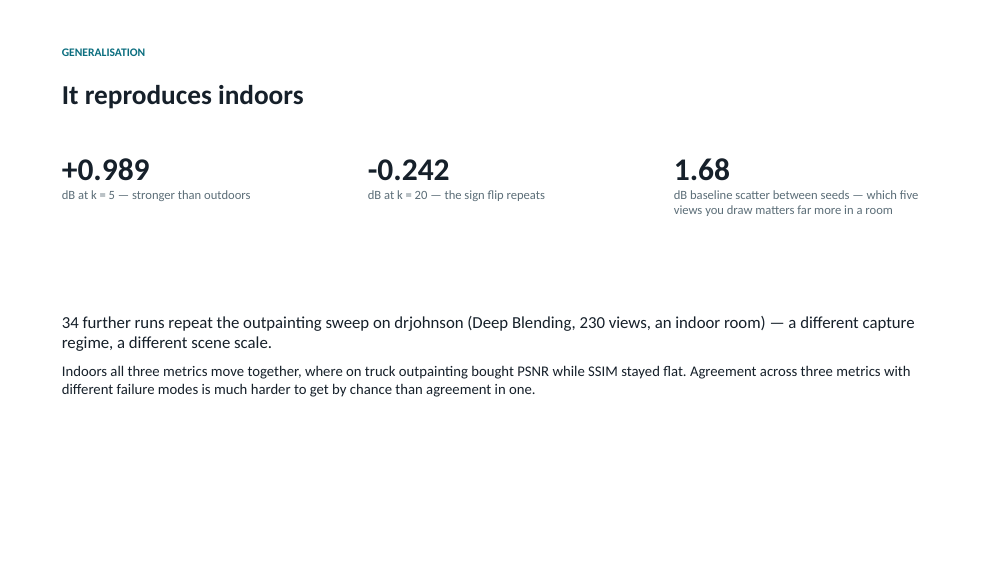
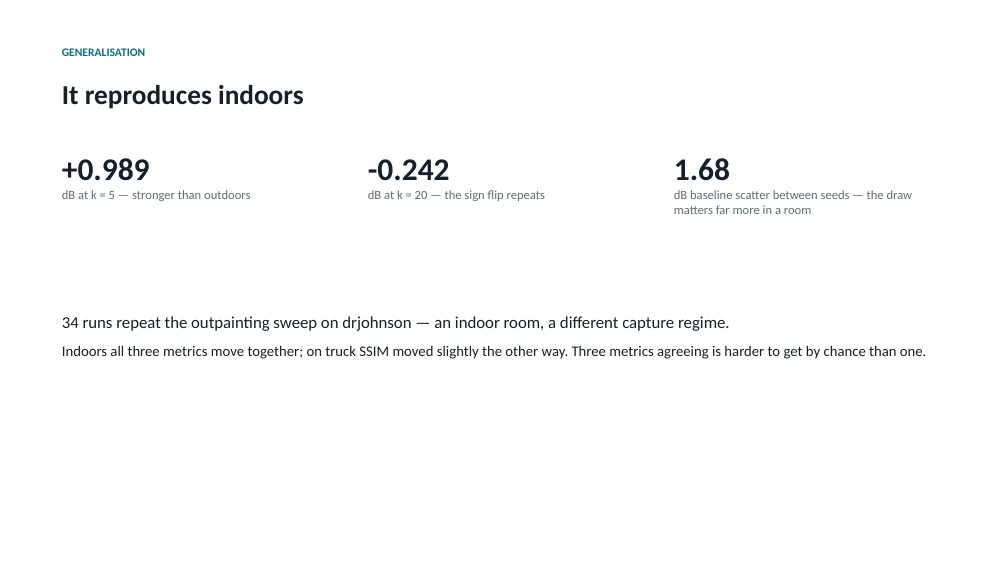
Before and after one commit to mohamedeyaad/fewshot-gaussian-splatting, a slide deck: slide 12 of results/presentation.pptx. Drawn at 1008x567 pixels with LibreOffice and Linux fonts; fonts in the diff are those of the drawing. Boxes give left, top, right and bottom in pixels: in the first picture for what was removed or moved away, otherwise in the second. Text is boxed around its words. In the diff, an @@ line names an element or a change of style, - is before the commit and + after.

```diff
--- a/results/presentation.pptx
+++ b/results/presentation.pptx
@@ text at [674,190,913,214]: text changed @@
-dB baseline scatter between seeds — which five views you draw matters far more in a room
+dB baseline scatter between seeds — the draw matters far more in a room
@@ text at [62,316,927,359]: text changed @@
-34 further runs repeat the outpainting sweep on drjohnson (Deep Blending, 230 views, an indoor room) — a different capture regime, a different scene scale.
-Indoors all three metrics move together, where on truck outpainting bought PSNR while SSIM stayed flat. Agreement across three metrics with different failure modes is much harder to get by chance than agreement in one.
+34 runs repeat the outpainting sweep on drjohnson — an indoor room, a different capture regime.
+Indoors all three metrics move together; on truck SSIM moved slightly the other way. Three metrics agreeing is harder to get by chance than one.
```
Also in this commit, not shown: 10 other slides changed, 8 other files.
